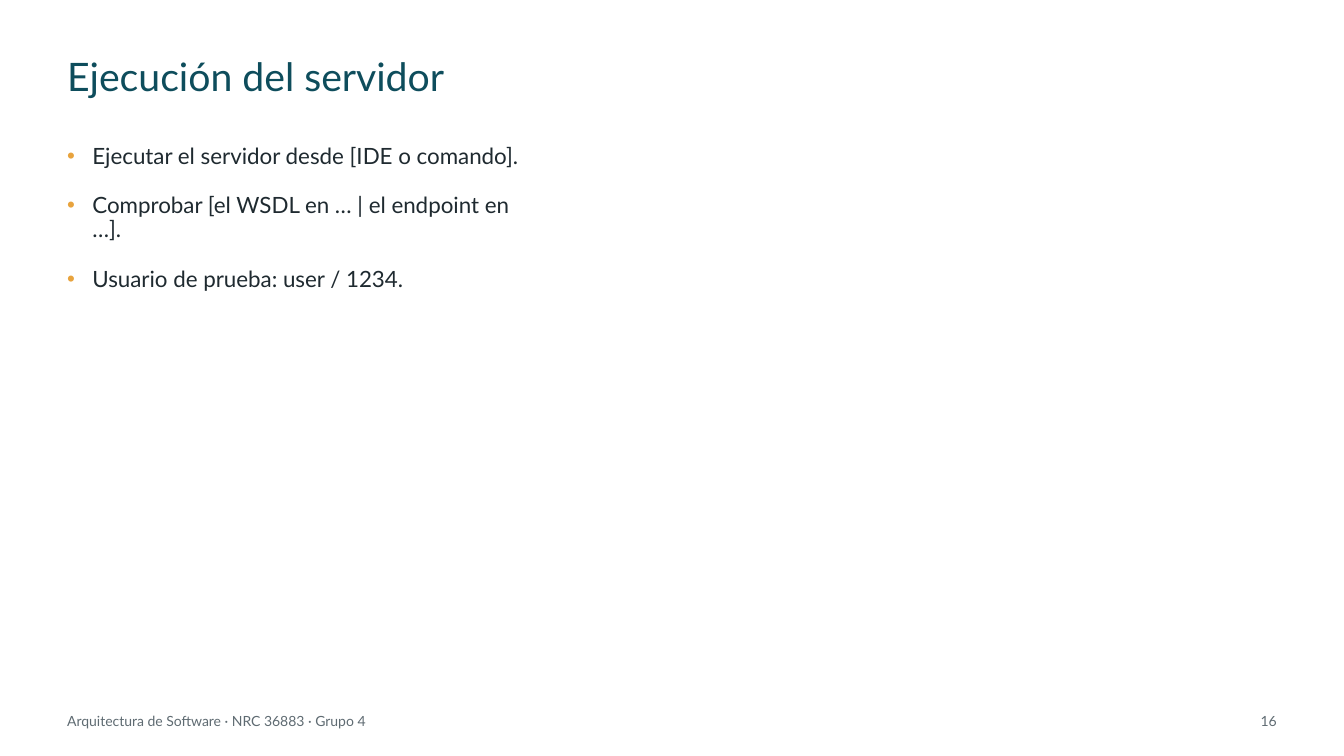
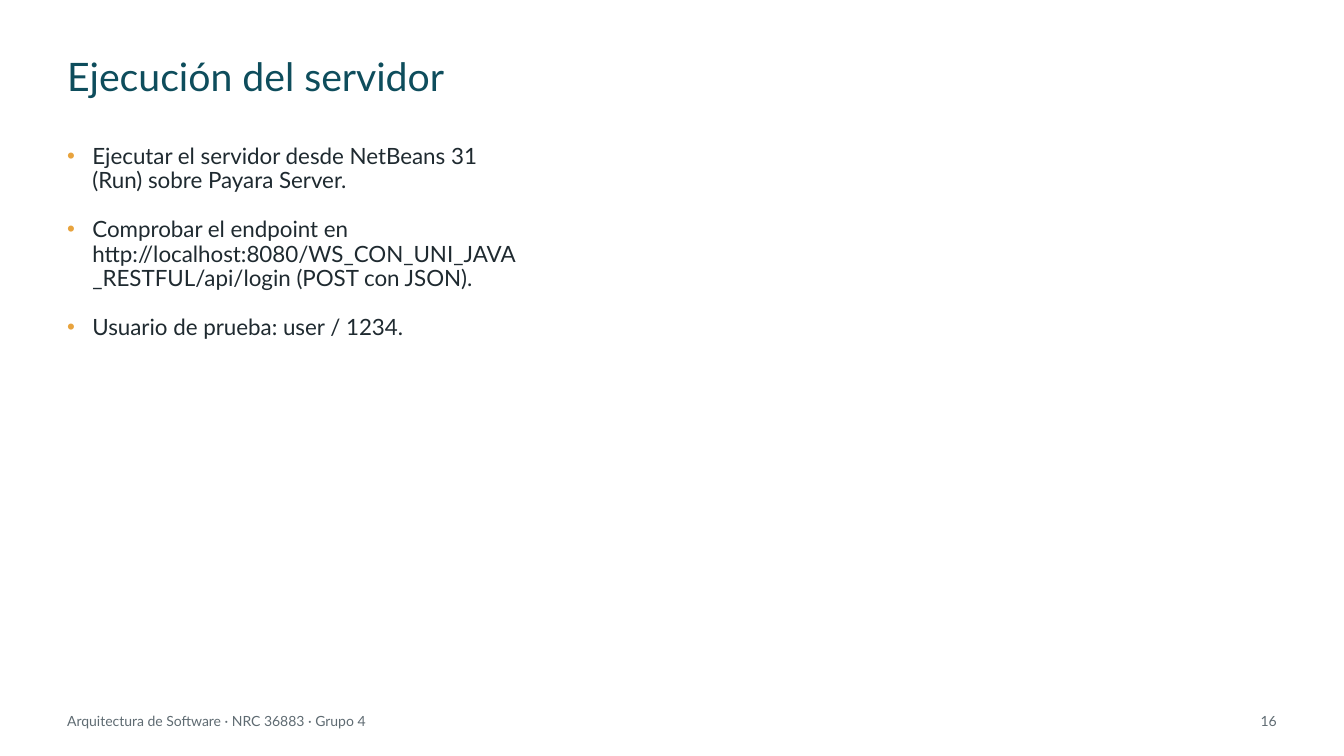
Before and after one commit to IMarcusDev/TI.1.3.-PAO202651_RESTFUL_JAVA_SINBDD_NRC_36883_GR04, a slide deck: slide 16 of 05. DOCUMENTACION/PRESENTACION TI.1.3. RESTFUL sin BDD en JAVA GR4.pptx. Drawn at 1344x756 pixels with LibreOffice and Linux fonts; fonts in the diff are those of the drawing. Boxes give left, top, right and bottom in pixels: in the first picture for what was removed or moved away, otherwise in the second. Text is boxed around its words. In the diff, an @@ line names an element or a change of style, - is before the commit and + after.

```diff
--- a/05. DOCUMENTACION/PRESENTACION TI.1.3. RESTFUL sin BDD en JAVA GR4.pptx
+++ b/05. DOCUMENTACION/PRESENTACION TI.1.3. RESTFUL sin BDD en JAVA GR4.pptx
@@ text at [92, 147, 515, 290]: text changed @@
-• Ejecutar el servidor desde [IDE o comando].
-• Comprobar [el WSDL en … | el endpoint en …].
+• Ejecutar el servidor desde NetBeans 31 (Run) sobre Payara Server.
+• Comprobar el endpoint en http://localhost:8080/WS_CON_UNI_JAVA_RESTFUL/api/login (POST con JSON).
```
Also in this commit, not shown: 27 other slides changed.
